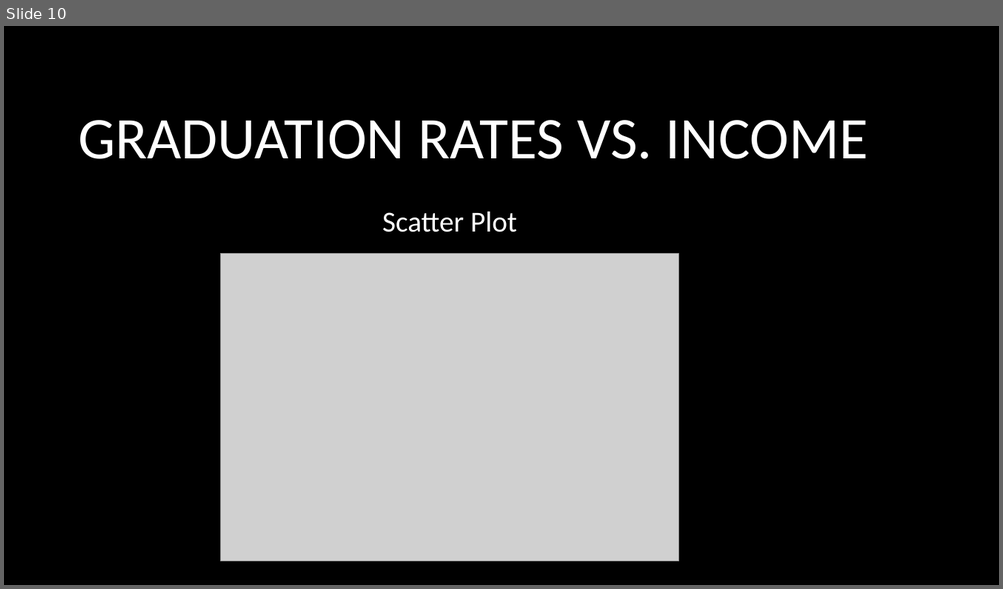
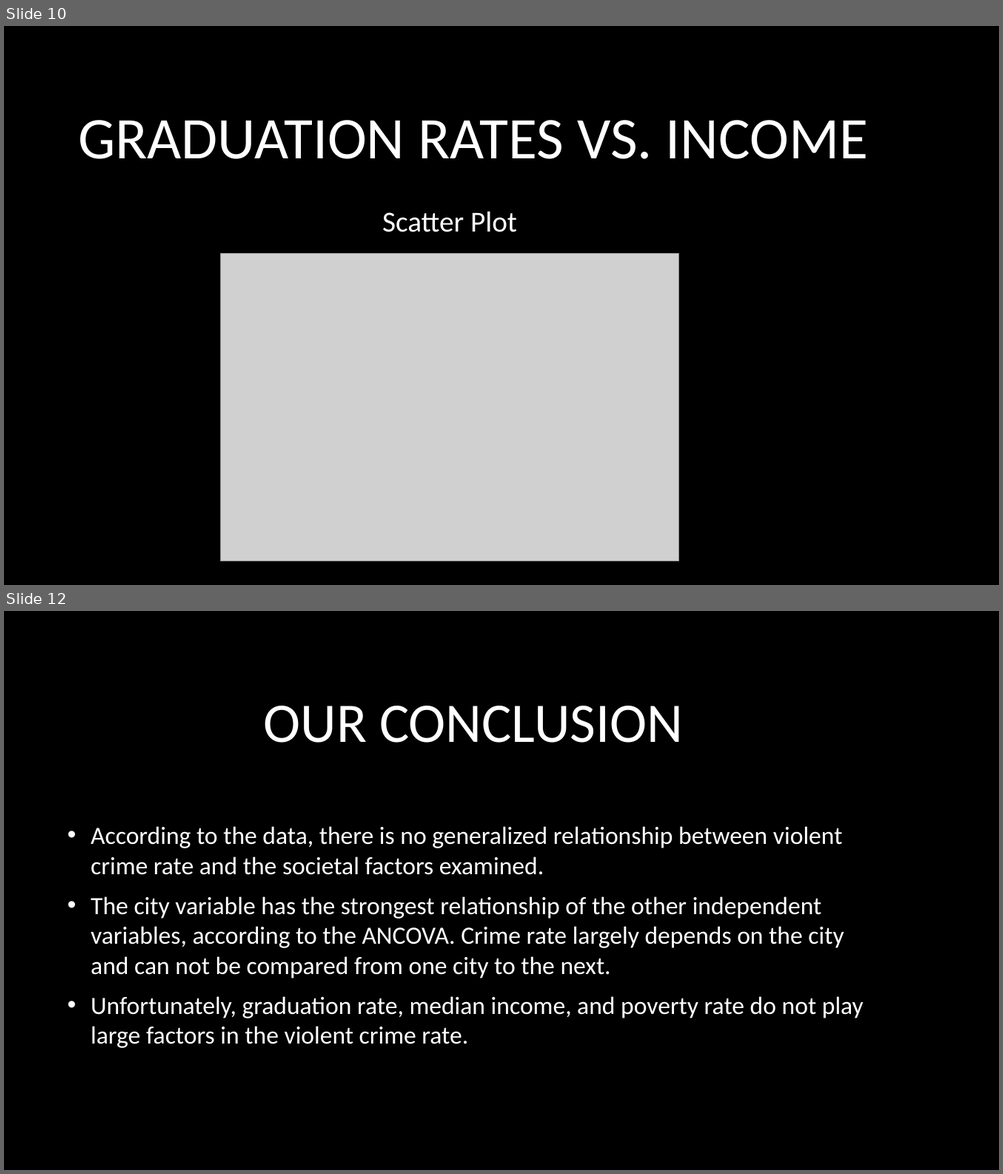
Before and after one commit to MikeAnderson89/National-Crime-Rate-Correlations, a slide deck: Project1Presentation.pptx. Shown one above the other, each under a label of ours: slide 10 before the commit, slides 10 and 12 after it; the slides between them are not shown. The pictures are 1003x589 and 1003x1174 pixels, drawn with LibreOffice and Linux fonts; fonts in the diff are those of the drawing; grey boxes stand for pictures; background and template pictures are left out. Boxes give left, top, right and bottom in pixels: in the first picture for what was removed or moved away, otherwise in the second. Text is boxed around its words. In the diff, an @@ line names an element or a change of style, - is before the commit and + after.

```diff
--- a/Project1Presentation.pptx
+++ b/Project1Presentation.pptx
@@ slide 12 added at (4, 611, 999, 1170), background picture (left out) @@
@@ title added at (264, 706, 683, 743), 54 pt, text #FFFFFF @@
+OUR CONCLUSION
@@ text added at (91, 826, 863, 1048), 24 pt, text #FFFFFF @@
+• According to the data, there is no generalized relationship between violent crime rate and the societal factors examined.
+• The city variable has the strongest relationship of the other independent variables, according to the ANCOVA. Crime rate largely depends on the city and can not be compared from one city to the next.
+• Unfortunately, graduation rate, median income, and poverty rate do not play large factors in the violent crime rate.
```
Also in this commit, not shown: 2 slides changed, 1 slide removed.
